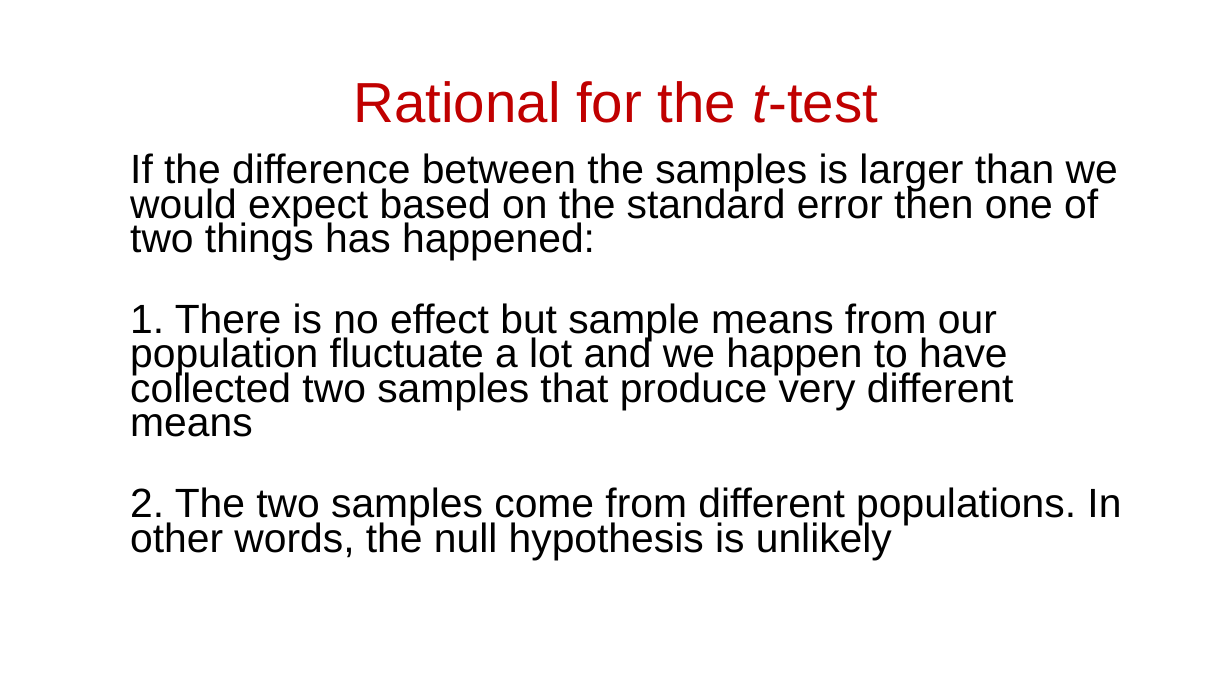
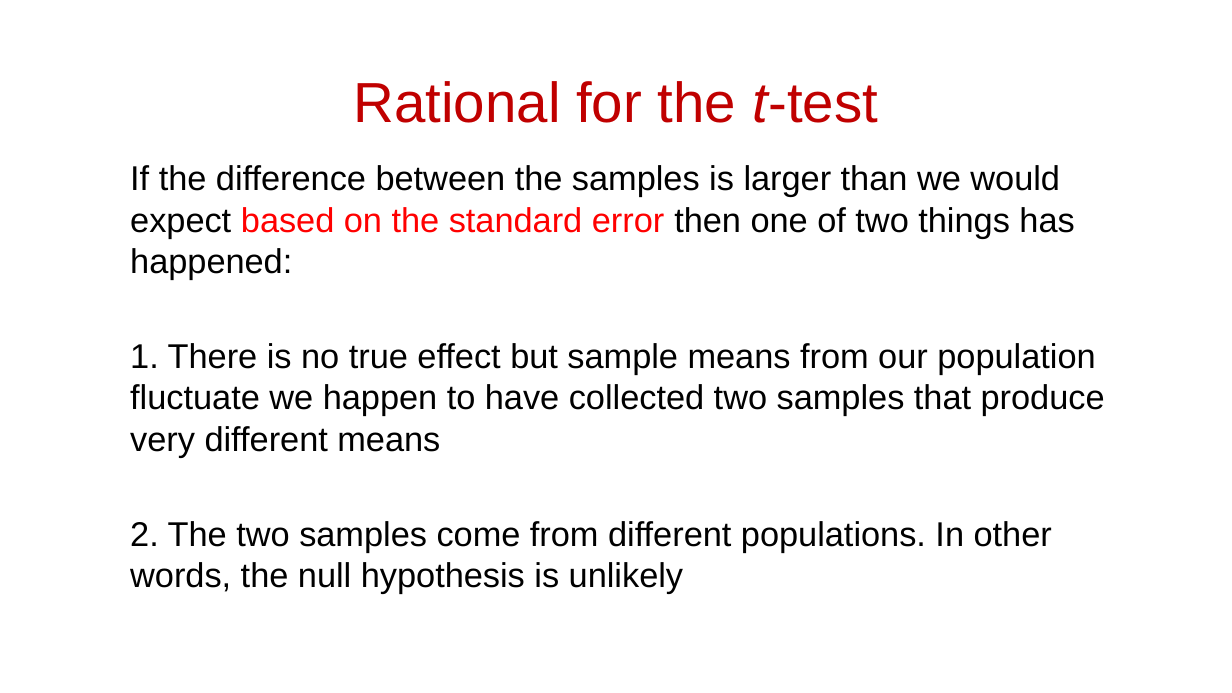
Before and after one commit to scream104/psych596, a slide deck: slide 6 of lecture-slides_upload/lecture/08_Statistical Methods_Comparing Two Groups.pptx. Drawn at 1232x693 pixels with LibreOffice and Linux fonts; fonts in the diff are those of the drawing. Boxes give left, top, right and bottom in pixels: in the first picture for what was removed or moved away, otherwise in the second. Text is boxed around its words. In the diff, an @@ line names an element or a change of style, - is before the commit and + after.

```diff
--- a/lecture-slides_upload/lecture/08_Statistical Methods_Comparing Two Groups.pptx
+++ b/lecture-slides_upload/lecture/08_Statistical Methods_Comparing Two Groups.pptx
@@ text at [130, 165, 1074, 594]: size 31.8 to 26.8 pt in "If the difference between the samples is ...", "2. The two samples come from different ..."; text colour #000000 to #FF0000 in "based on the standard error"; line spacing 0.7 to 1 @@
@@ text at [130, 343, 1105, 457]: text changed; size 31.8 to 26.8 pt @@
-  1. There is no effect but sample means from our population fluctuate a lot and we happen to have collected two samples that produce very different means
+  1. There is no true effect but sample means from our population fluctuate we happen to have collected two samples that produce very different means
```
Also in this commit, not shown: 6 other slides changed, 3 slides added, 4 other files.
